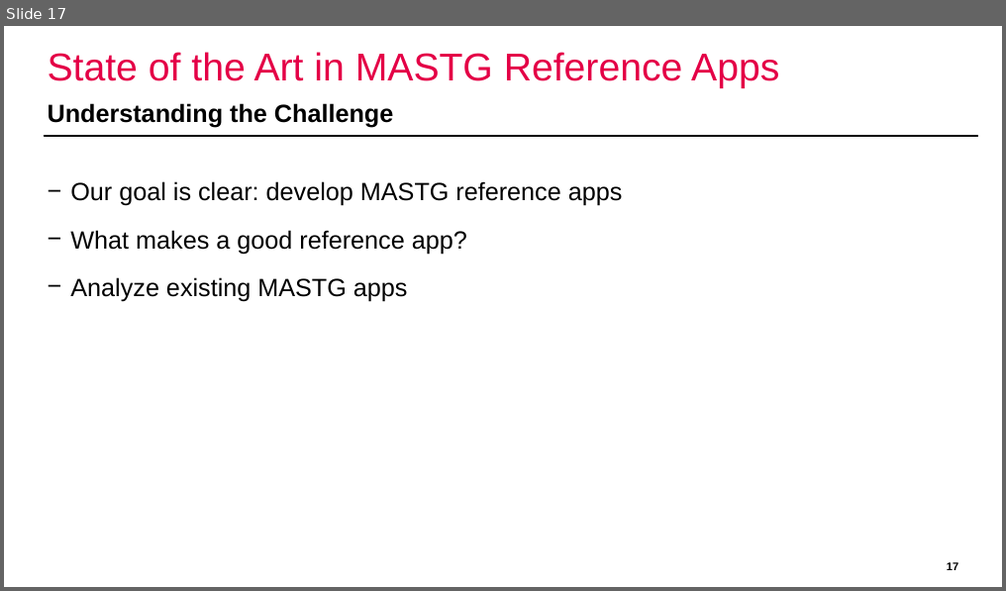
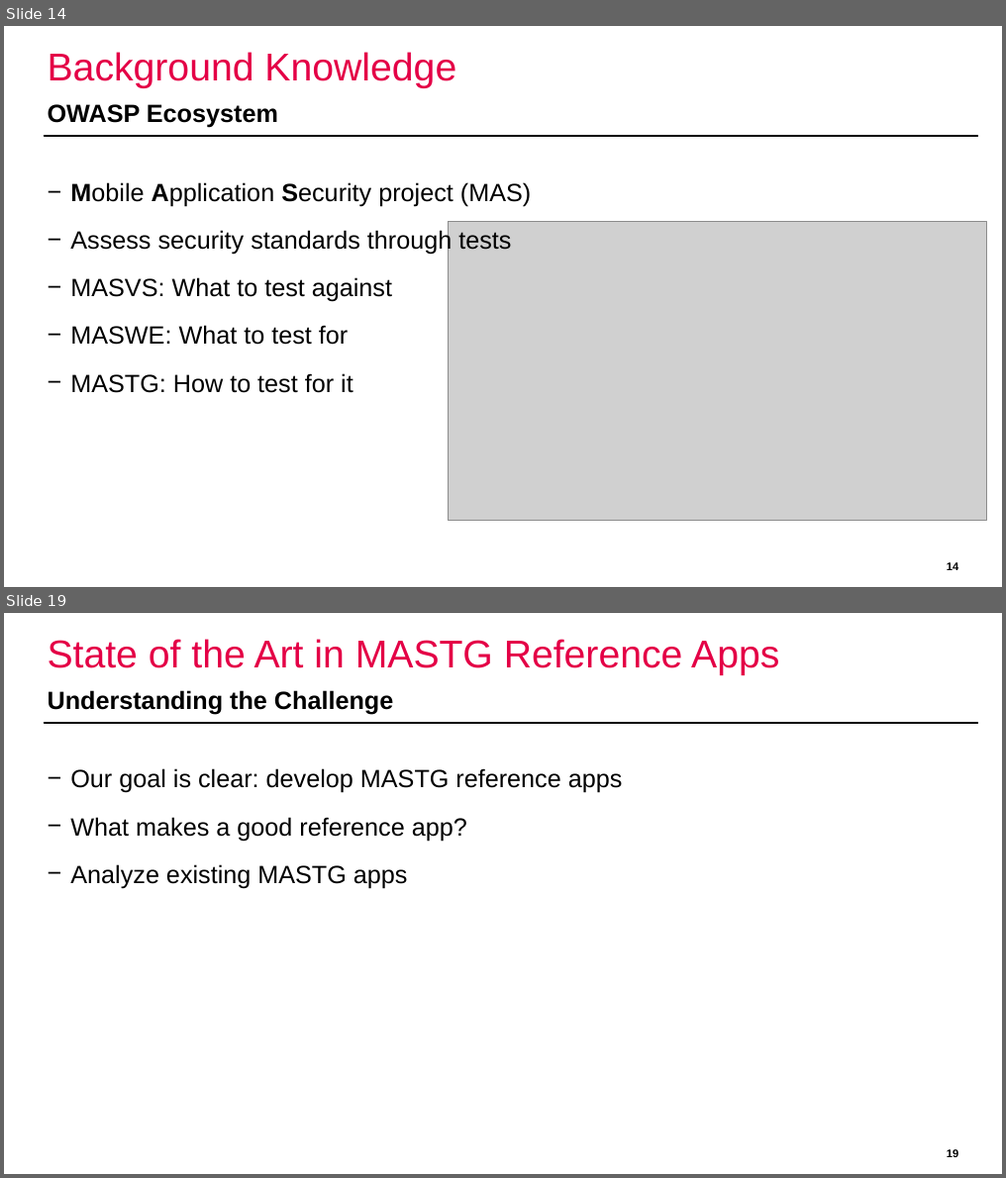
Before and after one commit to domi-cmd/Reference_Application_for_OWASP_MASTG, a slide deck: dev_documents/presentation/ba_thesis_presentation_kronig.pptx. Shown one above the other, each under a label of ours: slide 17 before the commit, slides 14 and 19 after it; the slides between them are not shown. The pictures are 1006x591 and 1006x1178 pixels, drawn with LibreOffice and Linux fonts; fonts in the diff are those of the drawing; grey boxes stand for pictures; background and template pictures are left out. Boxes give left, top, right and bottom in pixels: in the first picture for what was removed or moved away, otherwise in the second. Text is boxed around its words. In the diff, an @@ line names an element or a change of style, - is before the commit and + after.

```diff
--- a/dev_documents/presentation/ba_thesis_presentation_kronig.pptx
+++ b/dev_documents/presentation/ba_thesis_presentation_kronig.pptx
@@ slide 14 added at box(4, 26, 1002, 587), background #FFFFFF; not listed: 1 template element that a slide beside it also shows @@
@@ title added at box(48, 52, 456, 88), 28 pt, text #E40046 @@
+Background Knowledge
@@ text added at box(48, 104, 278, 128), 18 pt, text #000000, bold @@
+OWASP Ecosystem
@@ text added at box(70, 182, 531, 393), 18 pt, text #000000 @@
+− Mobile Application Security project (MAS)
+− Assess security standards through tests
+− MASVS: What to test against
+− MASWE: What to test for
+− MASTG: How to test for it
@@ picture added at box(449, 222, 986, 521) @@
@@ page number added at box(946, 563, 958, 570), 8 pt, text #000000, bold @@
+14
@@ what was slide 17 is now slide 19 @@
@@ page number at box(946, 1150, 958, 1157): text changed @@
-17
+19
```
Also in this commit, not shown: 5 slides changed, 11 other slides added, 1 slide removed, 9 other files.
